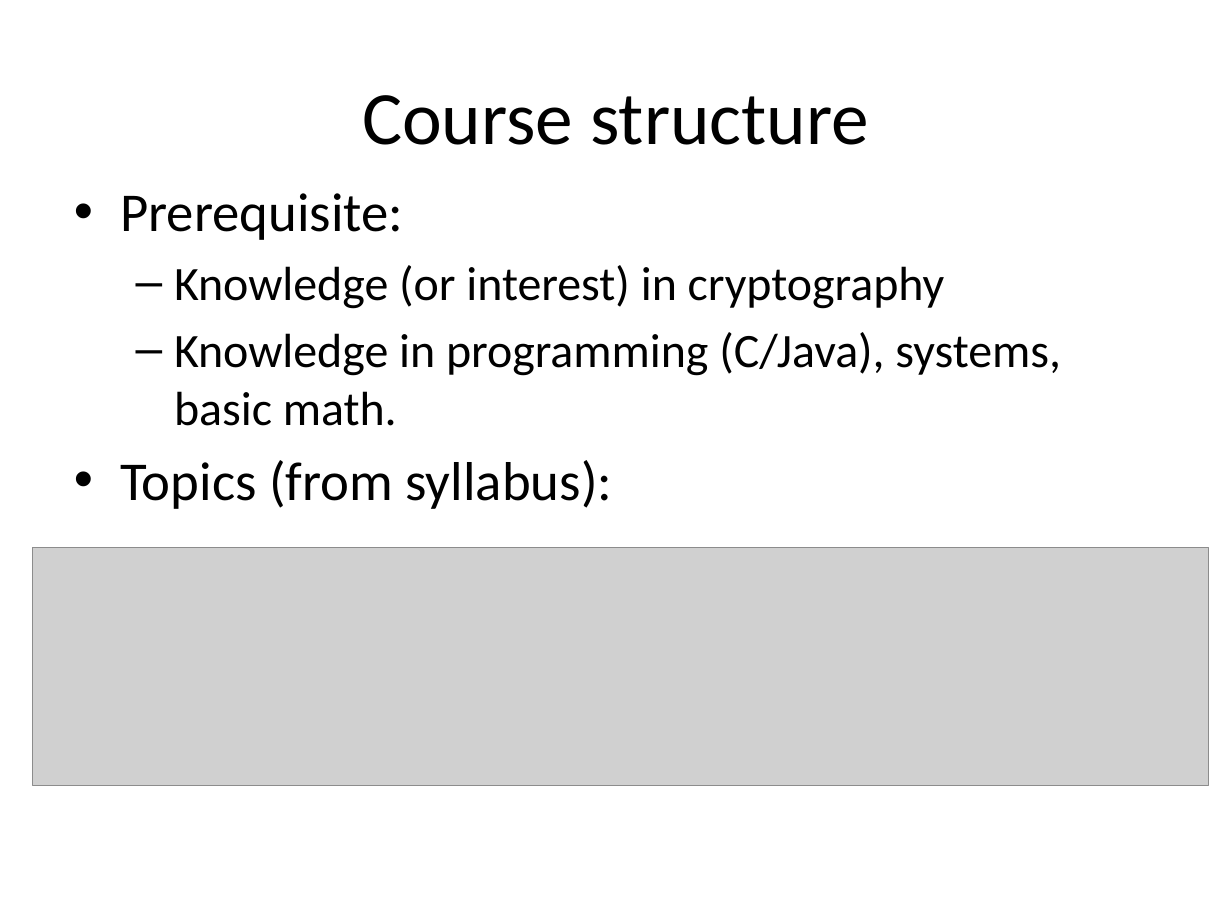
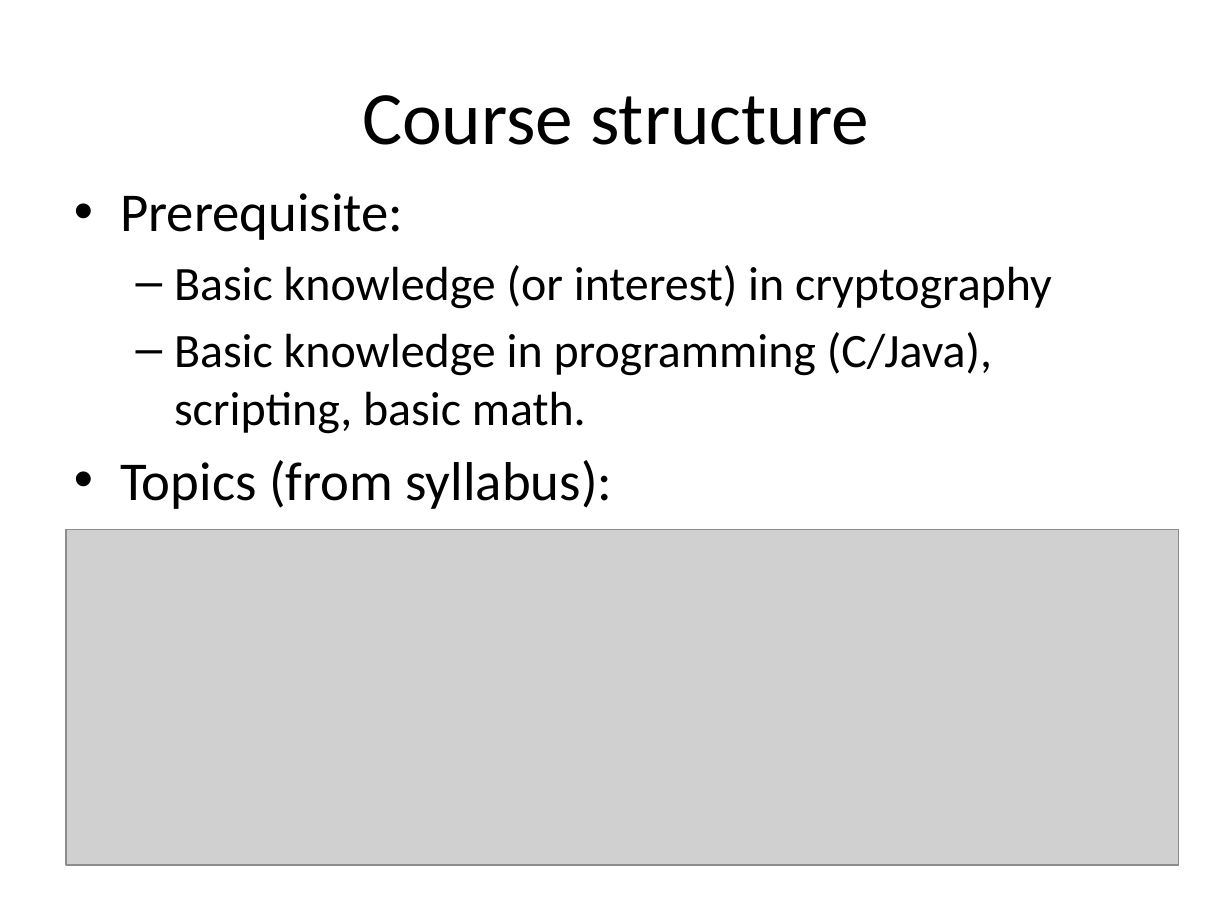
Before and after one commit to tristartom/tristartom.github.io, a slide deck: slide 5 of teaching/19f-cis428/Class-00.pptx. Drawn at 1232x924 pixels with LibreOffice and Linux fonts; fonts in the diff are those of the drawing; grey boxes stand for pictures. Boxes give left, top, right and bottom in pixels: in the first picture for what was removed or moved away, otherwise in the second. Text is boxed around its words. In the diff, an @@ line names an element or a change of style, - is before the commit and + after.

```diff
--- a/teaching/19f-cis428/Class-00.pptx
+++ b/teaching/19f-cis428/Class-00.pptx
@@ text at <box>174,265,1052,434</box>: text changed @@
-  – Knowledge (or interest) in cryptography
-  – Knowledge in programming (C/Java), systems, basic math.
+  – Basic knowledge (or interest) in cryptography
+  – Basic knowledge in programming (C/Java), scripting, basic math.
@@ picture: place and size @@
-picture at <box>33,547,1209,785</box>
+picture at <box>67,530,1179,865</box>
```
Also in this commit, not shown: 7 other slides changed, 2 other files.
